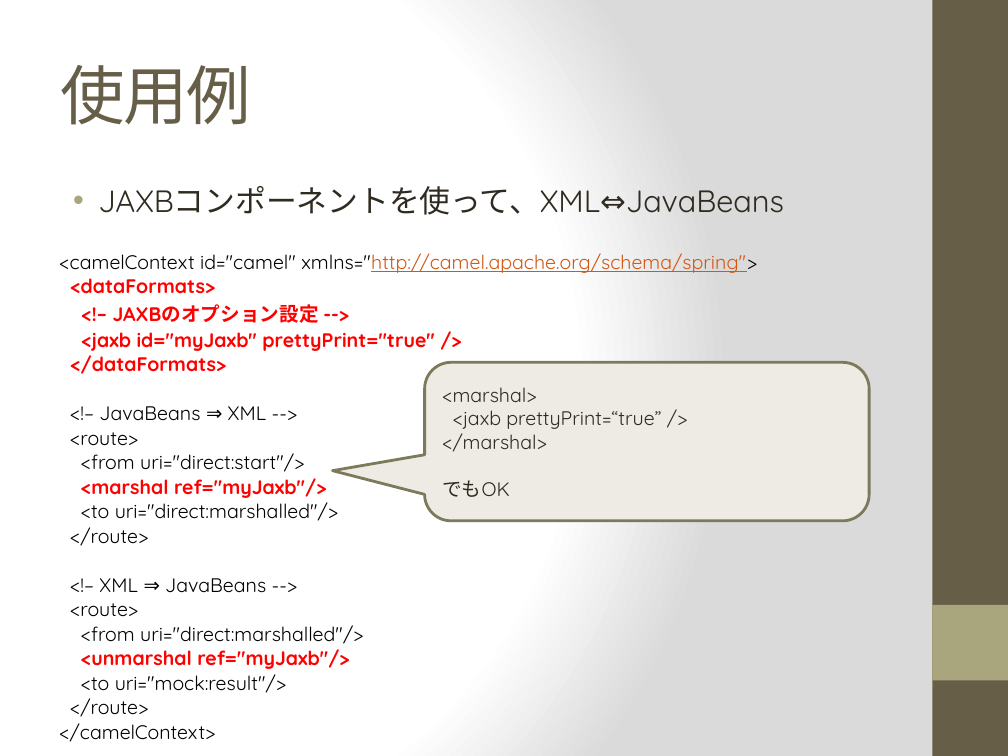
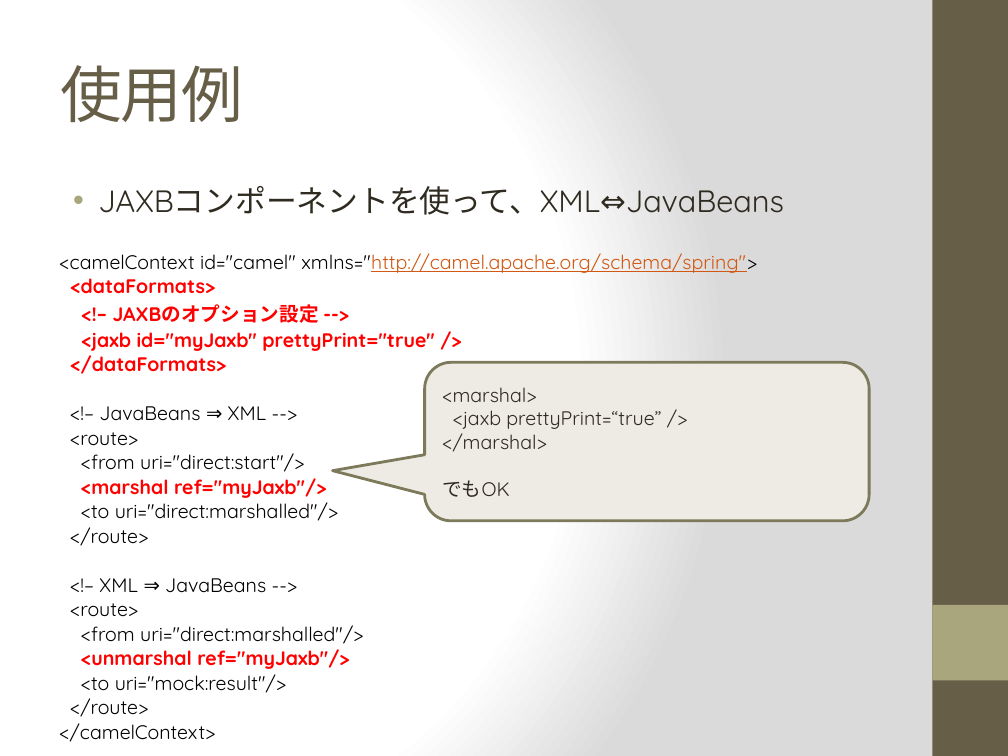
Before and after one commit to 15921050052/camel-xlsbeans, a slide deck: slide 4 of doc/Data Format Component.pptx. Drawn at 1008x756 pixels with LibreOffice and Linux fonts; fonts in the diff are those of the drawing. Boxes give left, top, right and bottom in pixels: in the first picture for what was removed or moved away, otherwise in the second. Text is boxed around its words. In the diff, an @@ line names an element or a change of style, - is before the commit and + after.

```diff
--- a/doc/Data Format Component.pptx
+++ b/doc/Data Format Component.pptx
@@ title "使用例" at [60,65,242,122]: size 46 to 44 pt @@
```
Also in this commit, not shown: 17 other slides changed, 2 slides added.
